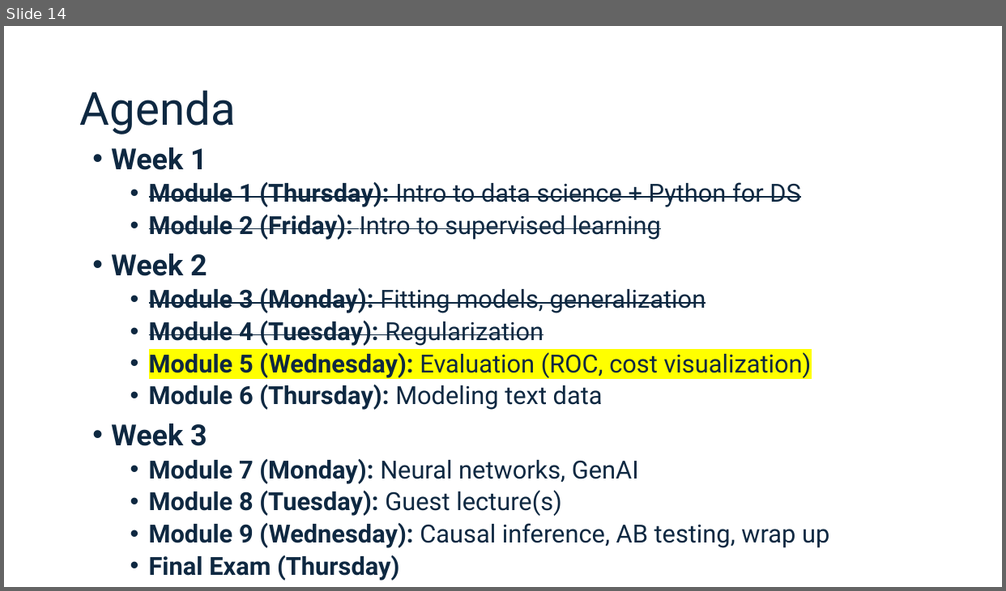
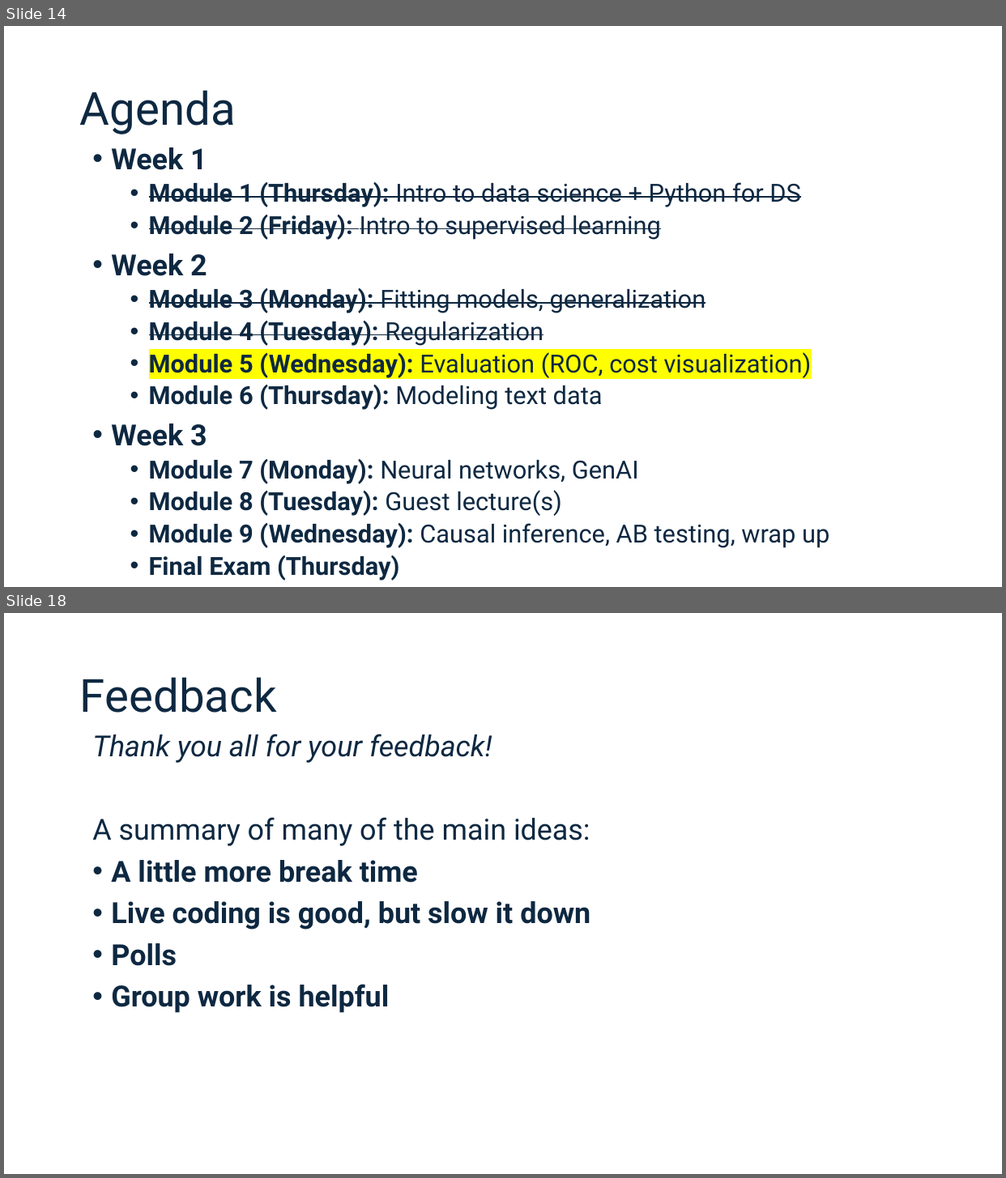
Before and after one commit to connordouglas10/DS-Tech-2025January, a slide deck: Modules/Module5/Slides 5.pptx. Shown one above the other, each under a label of ours: slide 14 before the commit, slides 14 and 18 after it; the slides between them are not shown. The pictures are 1006x591 and 1006x1178 pixels, drawn with LibreOffice and Linux fonts; fonts in the diff are those of the drawing. Boxes give left, top, right and bottom in pixels: in the first picture for what was removed or moved away, otherwise in the second. Text is boxed around its words. In the diff, an @@ line names an element or a change of style, - is before the commit and + after.

```diff
--- a/Modules/Module5/Slides 5.pptx
+++ b/Modules/Module5/Slides 5.pptx
@@ slide 18 added at (4,613,1002,1174), background #FFFFFF @@
@@ title added at (80,677,277,713), 44 pt, text #0E2841 @@
+Feedback
@@ text added at (92,734,590,1013), 28 pt, text #0E2841, bold @@
+Thank you all for your feedback!
+A summary of many of the main ideas:
+• A little more break time
+• Live coding is good, but slow it down
+• Polls
+• Group work is helpful
```
Also in this commit, not shown: 8 slides changed, 24 other slides added, 1 slide removed, 6 other files.
